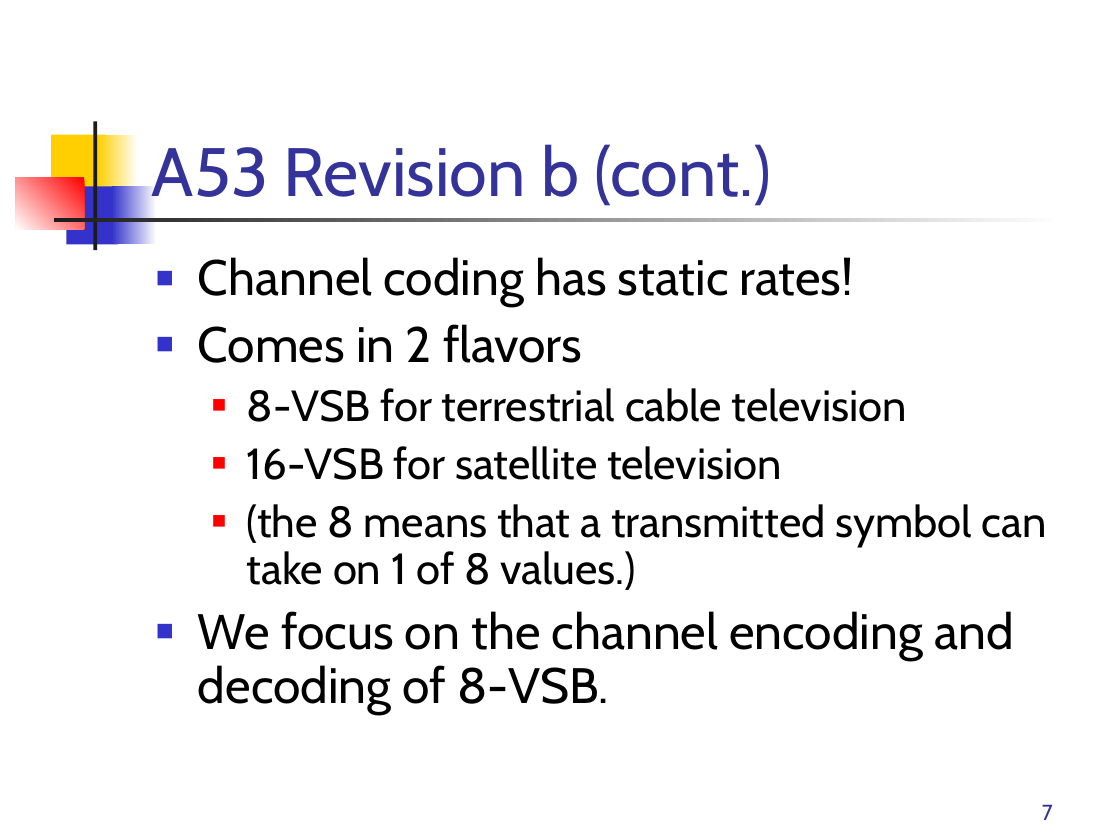
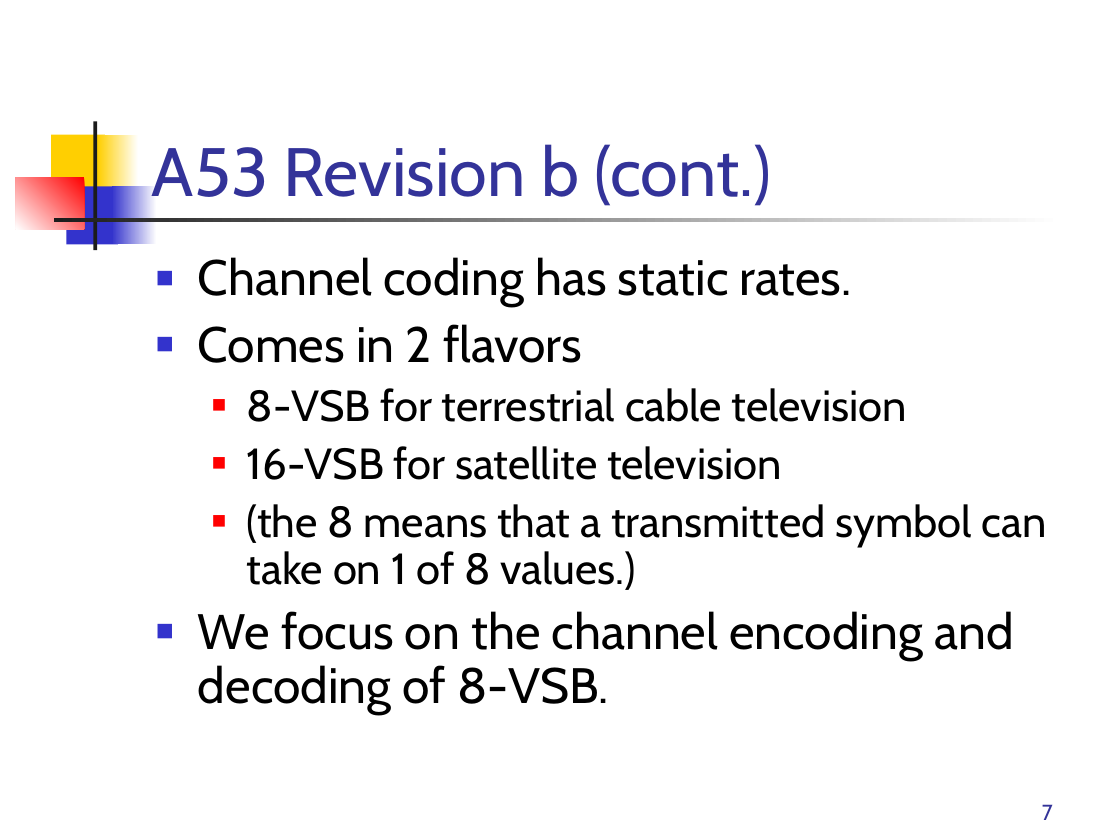
Before and after one commit to rrnewton/StreamIt, a slide deck: slide 7 of streams/apps/applications/hdtv/docs/Streamit-HDTV.ppt. Drawn at 1120x840 pixels with LibreOffice and Linux fonts; fonts in the diff are those of the drawing. Boxes give left, top, right and bottom in pixels: in the first picture for what was removed or moved away, otherwise in the second. Text is boxed around its words. In the diff, an @@ line names an element or a change of style, - is before the commit and + after.

```diff
--- a/streams/apps/applications/hdtv/docs/Streamit-HDTV.ppt
+++ b/streams/apps/applications/hdtv/docs/Streamit-HDTV.ppt
@@ text at bbox=[198, 257, 852, 306]: text changed @@
-■ Channel coding has static rates!
+■ Channel coding has static rates.
```
Also in this commit, not shown: 3 other slides changed, 1 other file.
